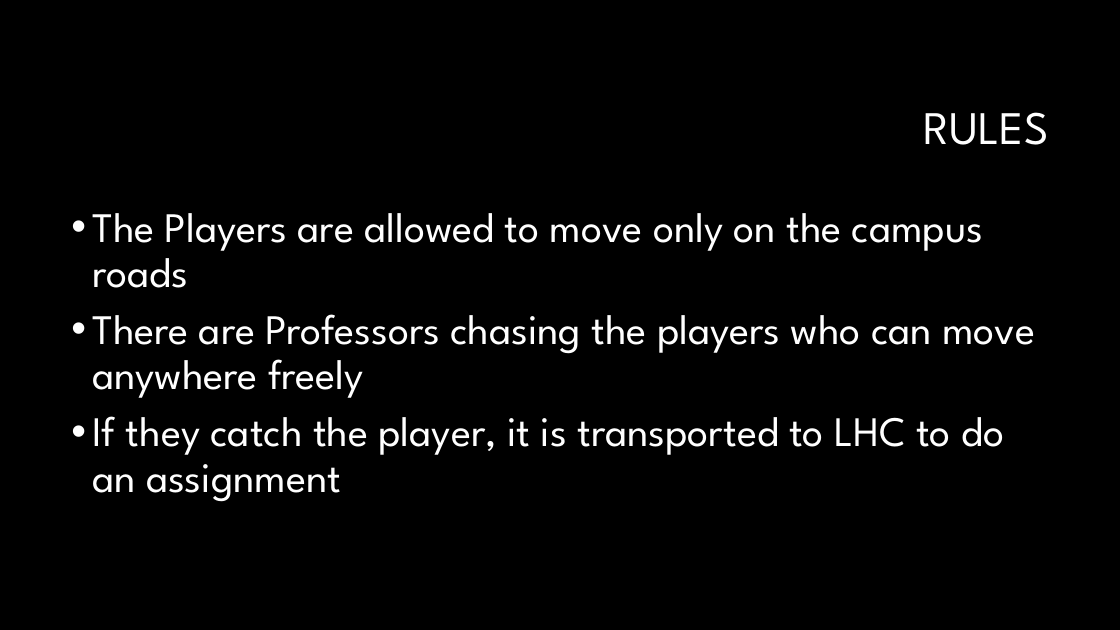
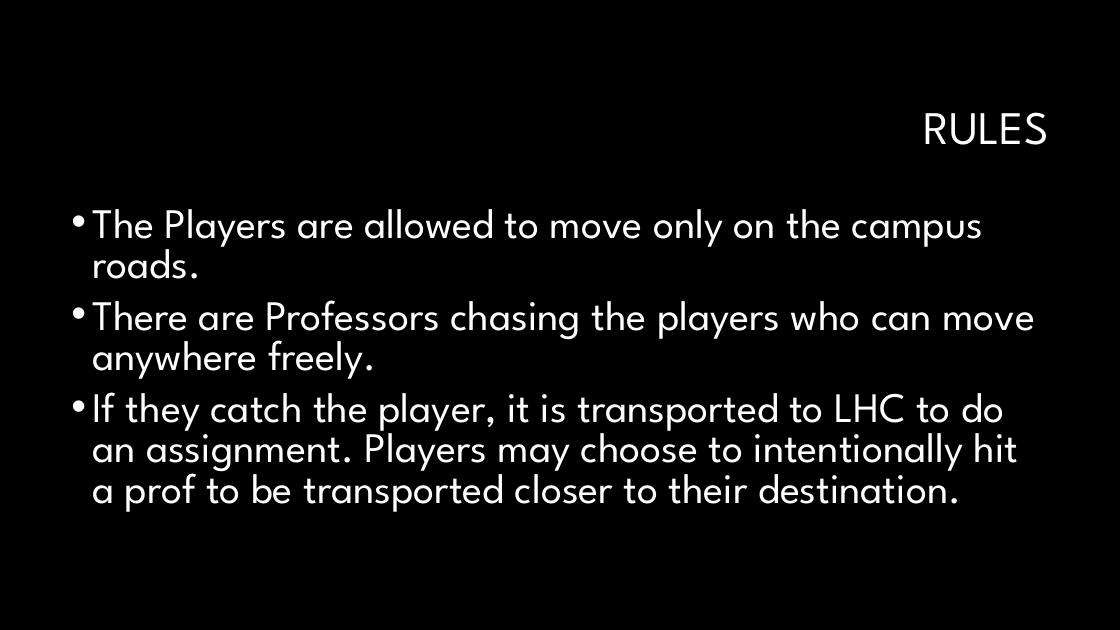
Before and after one commit to DeEpThOuGhT2020/SDL_2PlayerGame, a slide deck: slide 3 of Presentation.pptx. Drawn at 1120x630 pixels with LibreOffice and Linux fonts; fonts in the diff are those of the drawing; background and template pictures are left out. Boxes give left, top, right and bottom in pixels: in the first picture for what was removed or moved away, otherwise in the second. Text is boxed around its words. In the diff, an @@ line names an element or a change of style, - is before the commit and + after.

Commit message:
Presentation added

```diff
--- a/Presentation.pptx
+++ b/Presentation.pptx
@@ text at [92, 209, 1035, 512]: text changed @@
-• The Players are allowed to move only on the campus roads
-• There are Professors chasing the players who can move anywhere freely
-• If they catch the player, it is transported to LHC to do an assignment
+• The Players are allowed to move only on the campus roads.
+• There are Professors chasing the players who can move anywhere freely.
+• If they catch the player, it is transported to LHC to do an assignment. Players may choose to intentionally hit a prof to be transported closer to their destination.
```
Also in this commit, not shown: 3 other slides changed, 7 slides added, 5 slides removed.
